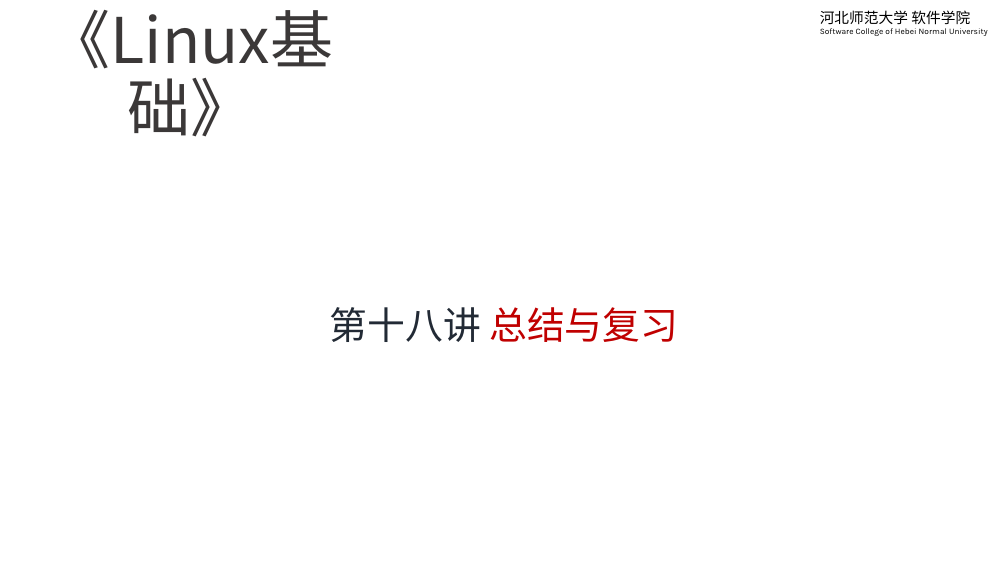
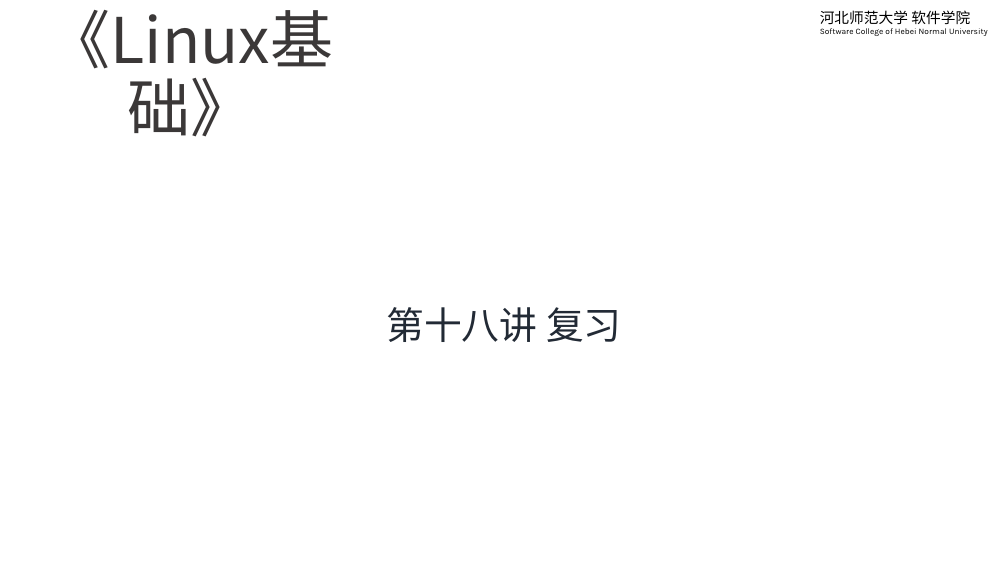
Before and after one commit to edu2act/course-linux-system, a slide deck: slide 1 of materials/slides/ch18-reverse.pptx. Drawn at 1008x567 pixels with LibreOffice and Linux fonts; fonts in the diff are those of the drawing; background and template pictures are left out. Boxes give left, top, right and bottom in pixels: in the first picture for what was removed or moved away, otherwise in the second. Text is boxed around its words. In the diff, an @@ line names an element or a change of style, - is before the commit and + after.

```diff
--- a/materials/slides/ch18-reverse.pptx
+++ b/materials/slides/ch18-reverse.pptx
@@ subtitle at (x1=386, y1=307, x2=622, y2=342): text changed; text colour #C00000 to #222A35 @@
-第十八讲 总结与复习
+第十八讲 复习
```
Also in this commit, not shown: 6 other files.
